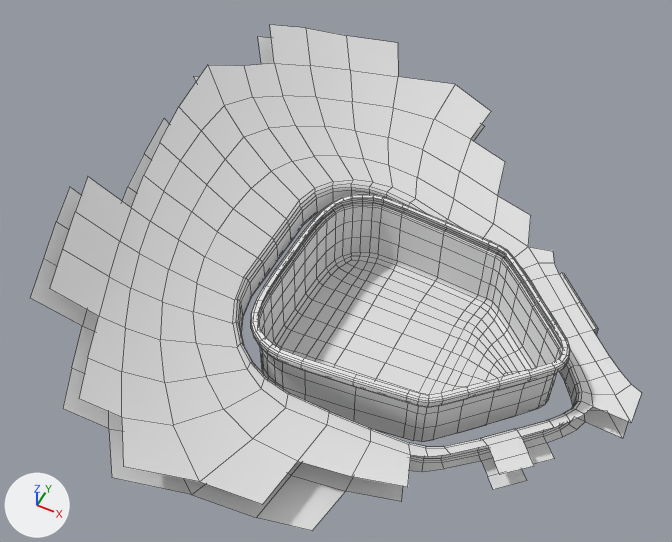
Renders of the OBJ model PadForge.App/3DModels/DualSense/Edge/DPadLeft.obj from each side of a commit.
Rendered twice from a 50 mm lens placed at (-50.9, -41.8, 4.5), pointed at (-60.6, -22.4, -19.7). The lights are fixed; the arrows at lower left show +X, +Y and +Z. The older version comes first. Mesh edges are drawn as thin lines. Where no turn or scale is listed for an object, it has been applied to the vertices.

Names of what the first picture shows: 'DPadLeft'.
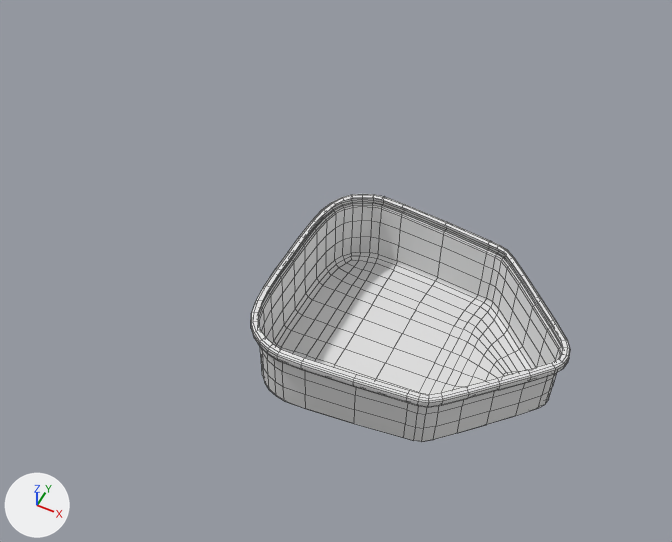
Changed parts and their boxes [x1, y1, x2, y2] in the pictures (672 x 542 px):
'DPadLeft', reshaped (48% narrower, 51% shorter): before [31, 25, 641, 531]; after [251, 194, 570, 442]
part 1 of me_dpadleft, deleted: before [31, 25, 641, 531]

The change in detail:
me_dpadleft is used by ob_dpadleft; location (0.0, 0.0, 0.0).
me_dpadleft had 1323 vertices, 1240 faces and spanned x -68.8..-49.7, y -32.4..-10.3, z -23.2..-15.6.
me_dpadleft now has 782 vertices, 760 faces and spans x -62.6..-52.2, y -26.4..-18.1, z -23.2..-19.8.
me_dpadleft part 1: the loose piece of 541 vertices spanning x -68.8..-49.7, y -32.4..-10.3, z -23.0..-15.6 is deleted.
